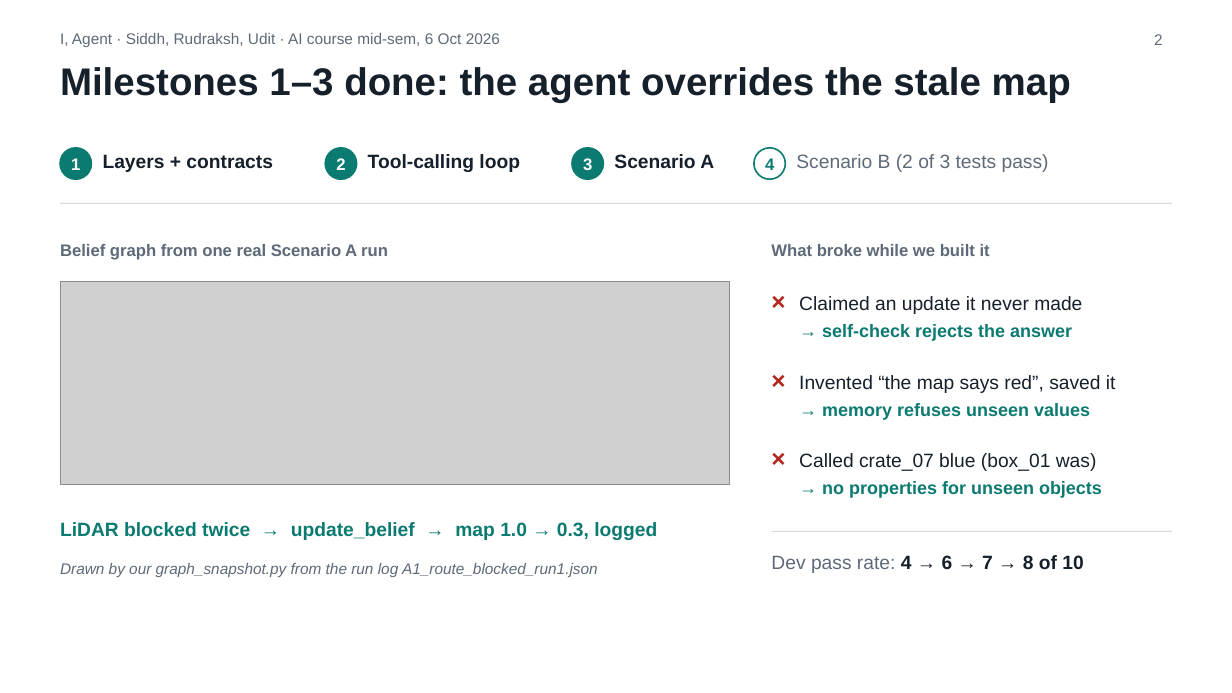
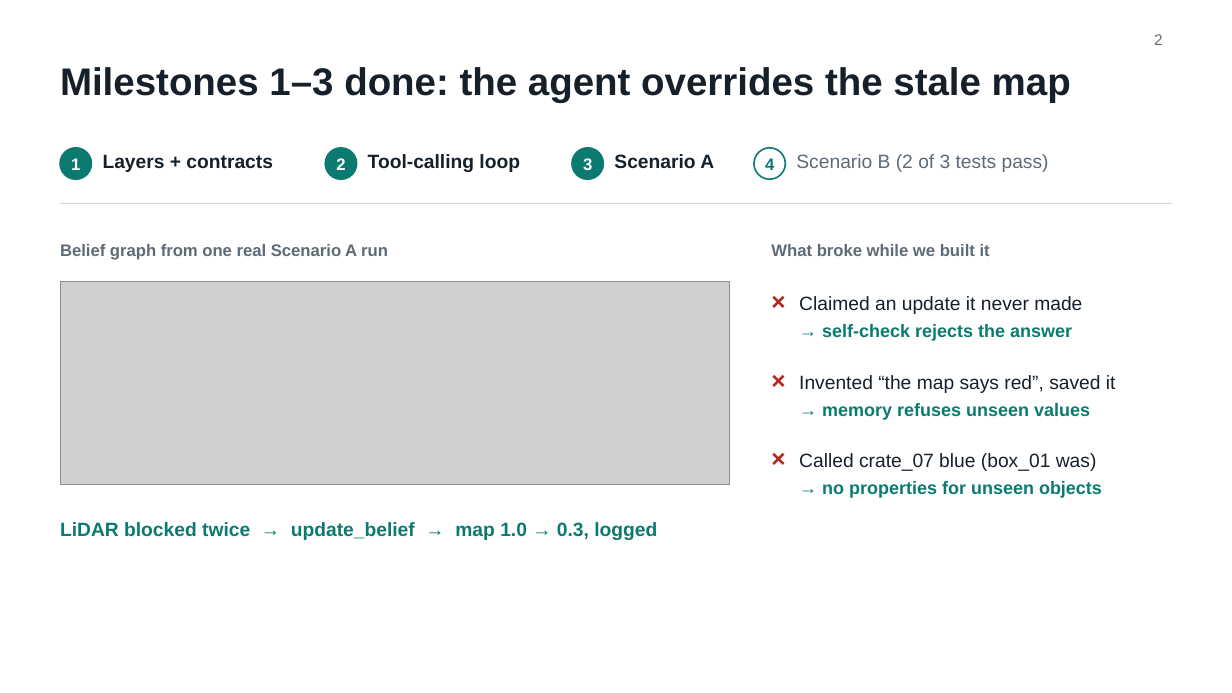
Before and after one commit to Sid-1806/I_Agent_AI_Project, a slide deck: slide 2 of I_Agent_FlashTalk.pptx. Drawn at 1232x693 pixels with LibreOffice and Linux fonts; fonts in the diff are those of the drawing; grey boxes stand for pictures. Boxes give left, top, right and bottom in pixels: in the first picture for what was removed or moved away, otherwise in the second. Text is boxed around its words. In the diff, an @@ line names an element or a change of style, - is before the commit and + after.

Commit message:
Deck: remove header line, graph caption and dev pass-rate line

```diff
--- a/I_Agent_FlashTalk.pptx
+++ b/I_Agent_FlashTalk.pptx
@@ text removed at <box>60,33,500,47</box> @@
-I, Agent · Siddh, Rudraksh, Udit · AI course mid-sem, 6 Oct 2026
@@ line removed from (772, 531) to (1172, 531) @@
@@ text removed at <box>60,563,598,577</box> @@
-Drawn by our graph_snapshot.py from the run log A1_route_blocked_run1.json
@@ text removed at <box>771,555,1083,573</box> @@
-Dev pass rate: 4 → 6 → 7 → 8 of 10
```
Also in this commit, not shown: 2 other slides changed.
